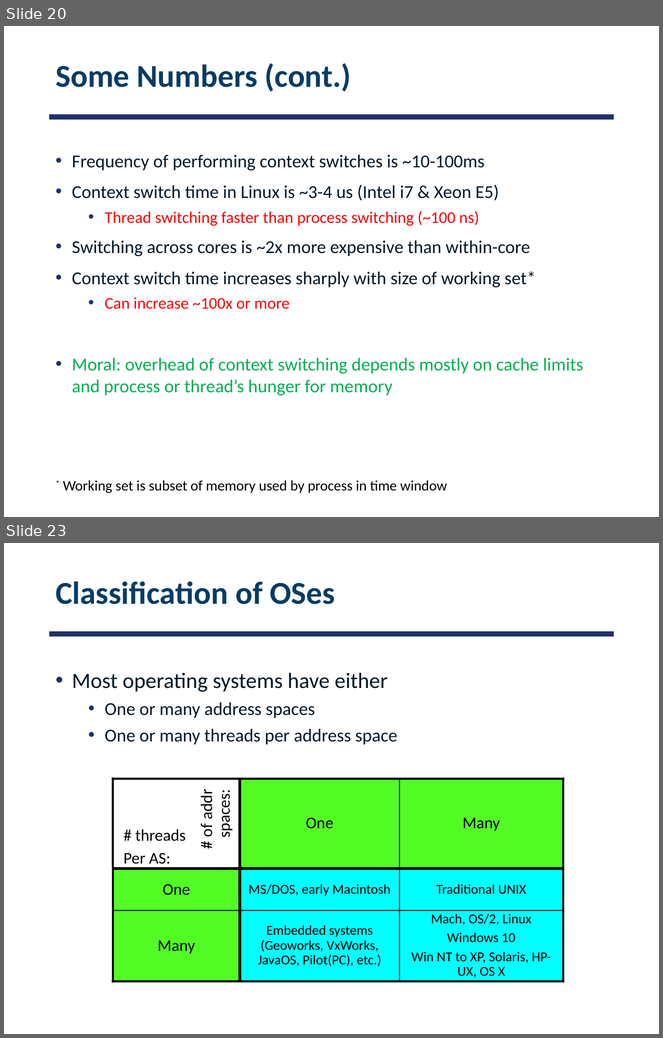
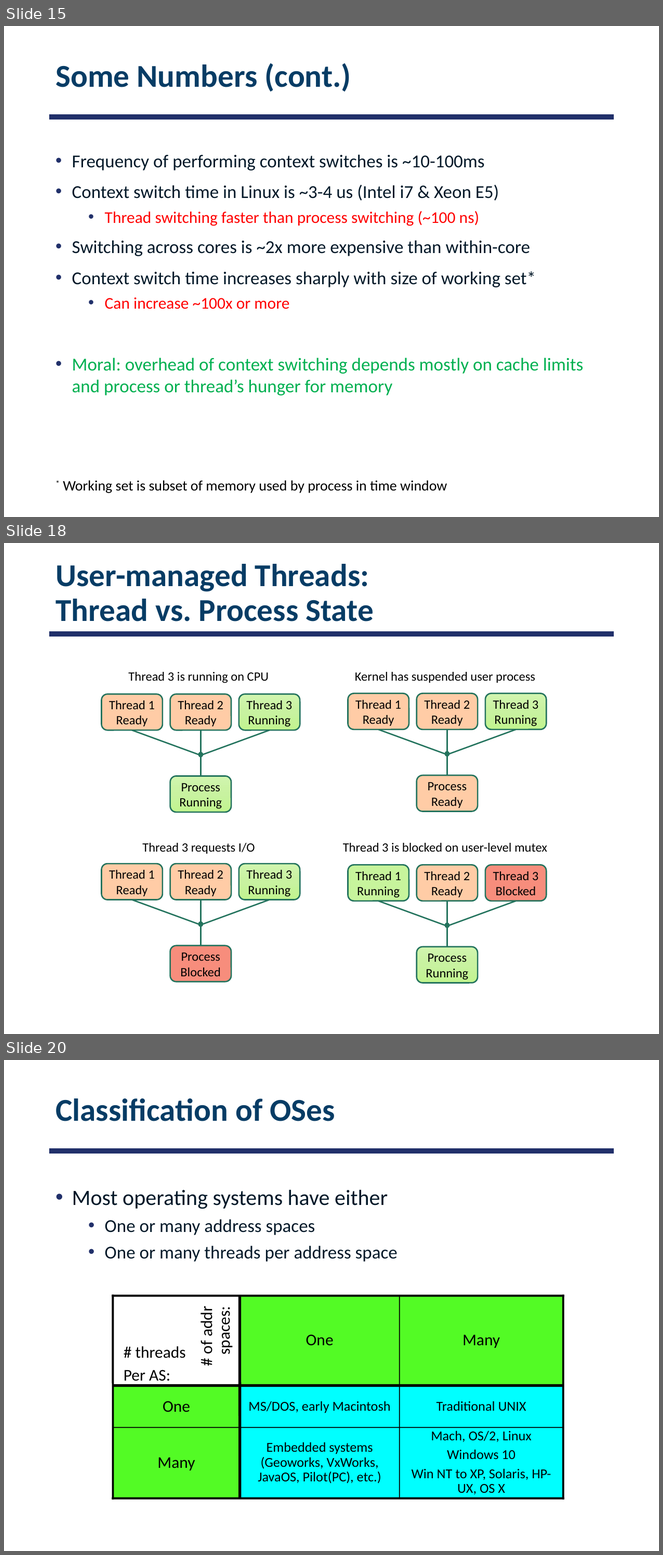
Before and after one commit to smajidzahedi/ECE350, a slide deck: Lectures/03-multithreaded.pptx. Shown one above the other, each under a label of ours: slides 20 and 23 before the commit, slides 15, 18 and 20 after it; the slides between them are not shown. The pictures are 663x1038 and 663x1555 pixels, drawn with LibreOffice and Linux fonts; fonts in the diff are those of the drawing. Boxes give left, top, right and bottom in pixels: in the first picture for what was removed or moved away, otherwise in the second. Text is boxed around its words. In the diff, an @@ line names an element or a change of style, - is before the commit and + after.

```diff
--- a/Lectures/03-multithreaded.pptx
+++ b/Lectures/03-multithreaded.pptx
@@ slide 18 added at (x1=4, y1=543, x2=659, y2=1034), background #FFFFFF; not listed: 1 template element that a slide beside it also shows @@
@@ title added at (x1=55, y1=564, x2=374, y2=622), 35 pt, text #073C65, bold @@
+User-managed Threads:
+Thread vs. Process State
@@ text added at (x1=128, y1=672, x2=269, y2=683), 14 pt, text #000000 @@
+Thread 3 is running on CPU
@@ text added at (x1=355, y1=672, x2=535, y2=683), 14 pt, text #000000 @@
+Kernel has suspended user process
@@ group added at (x1=102, y1=694, x2=300, y2=812): 4 lines, 4 rounded rectangles, 1 ellipse @@
+Thread 1
+Ready
+Thread 3
+Running
+Thread 2
+Ready
+Process
+Running
@@ group added at (x1=348, y1=694, x2=546, y2=812): 4 lines, 4 rounded rectangles, 1 ellipse @@
+Thread 1
+Ready
+Thread 3
+Running
+Thread 2
+Ready
+Process
+Ready
@@ text added at (x1=142, y1=843, x2=255, y2=854), 14 pt, text #000000 @@
+Thread 3 requests I/O
@@ text added at (x1=343, y1=843, x2=547, y2=852), 14 pt, text #000000 @@
+Thread 3 is blocked on user-level mutex
@@ group added at (x1=102, y1=864, x2=300, y2=982): 4 lines, 4 rounded rectangles, 1 ellipse @@
+Thread 1
+Ready
+Thread 3
+Running
+Thread 2
+Ready
+Process
+Blocked
@@ group added at (x1=348, y1=865, x2=546, y2=983): 4 lines, 4 rounded rectangles, 1 ellipse @@
+Thread 1
+Running
+Thread 3
+Blocked
+Thread 2
+Ready
+Process
+Running
@@ what was slide 20 is now slide 15 @@
@@ what was slide 23 is now slide 20 @@
```
Also in this commit, not shown: 11 slides changed, 4 other slides added, 8 slides removed, 1 other file.
